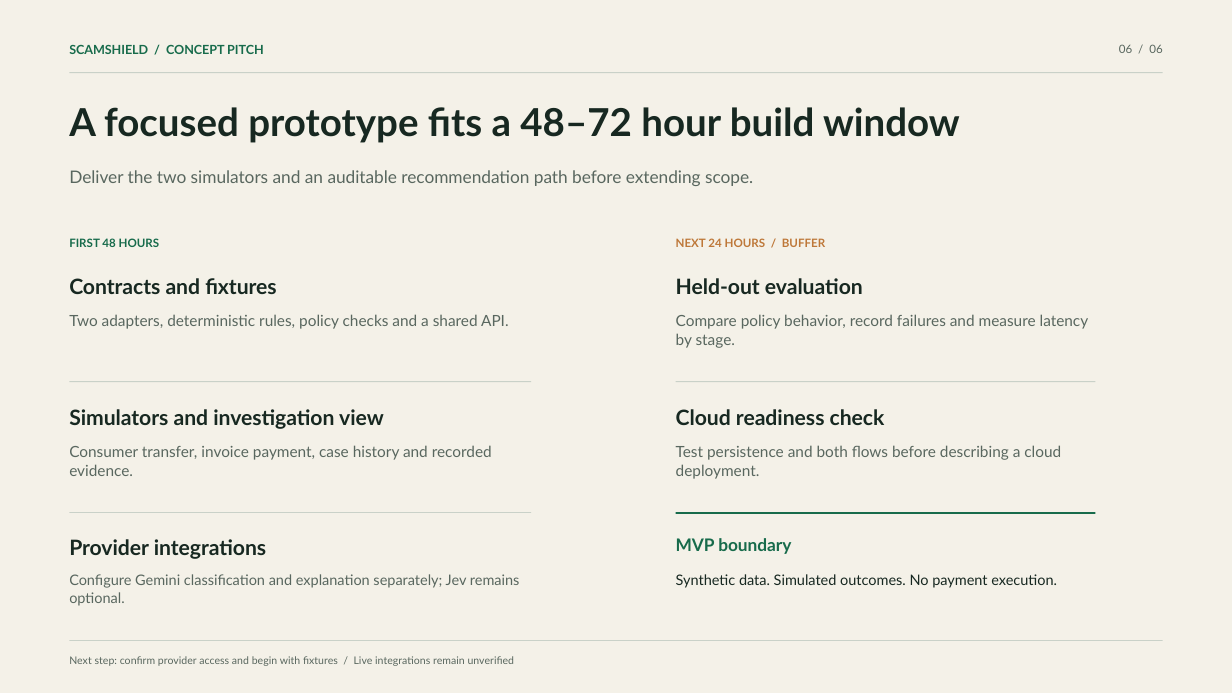
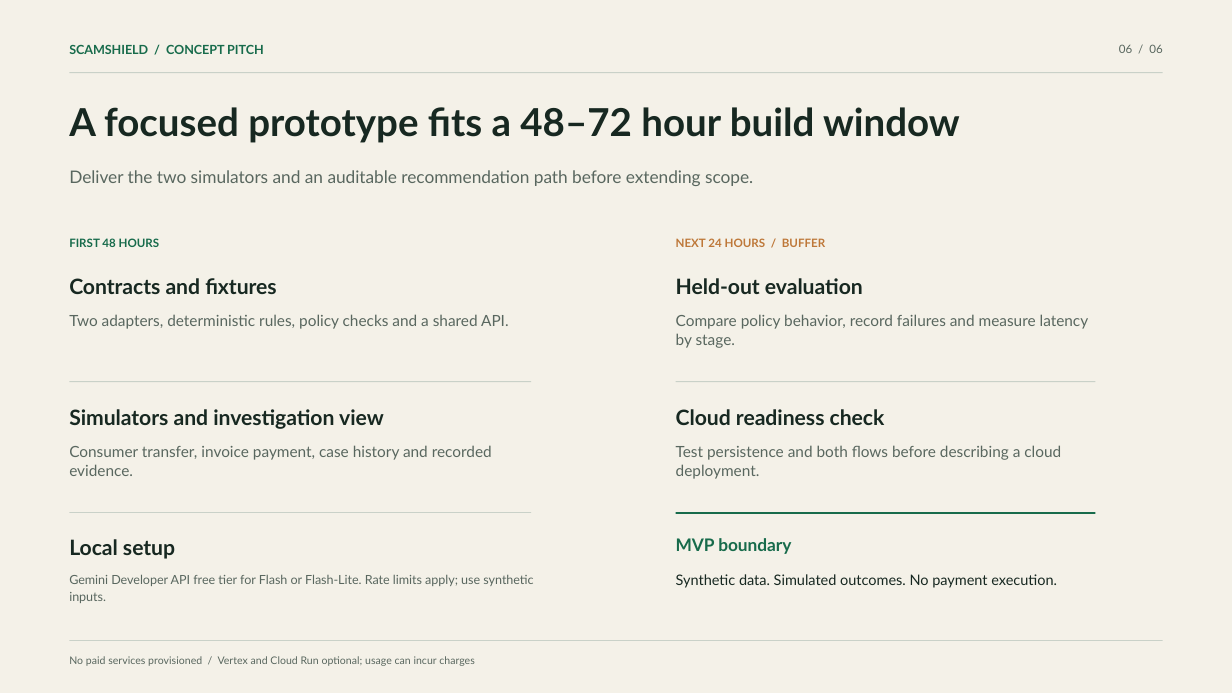
Before and after one commit to NikhilBudaniya/scamshield, a slide deck: slide 6 of artifacts/scamshield-pitch.pptx. Drawn at 1232x693 pixels with LibreOffice and Linux fonts; fonts in the diff are those of the drawing. Boxes give left, top, right and bottom in pixels: in the first picture for what was removed or moved away, otherwise in the second. Text is boxed around its words. In the diff, an @@ line names an element or a change of style, - is before the commit and + after.

Commit message:
Add explicit Gemini Developer API backend for free-tier demos

```diff
--- a/artifacts/scamshield-pitch.pptx
+++ b/artifacts/scamshield-pitch.pptx
@@ text at [69, 539, 175, 559]: text changed @@
-Provider integrations
+Local setup
@@ text at [69, 574, 533, 603]: text changed; size 11.2 to 9.8 pt @@
-Configure Gemini classification and explanation separately; Jev remains optional.
+Gemini Developer API free tier for Flash or Flash-Lite. Rate limits apply; use synthetic inputs.
@@ text at [69, 656, 475, 666]: text changed @@
-Next step: confirm provider access and begin with fixtures / Live integrations remain unverified
+No paid services provisioned / Vertex and Cloud Run optional; usage can incur charges
```
Also in this commit, not shown: 1 other slide changed, 9 other files.
